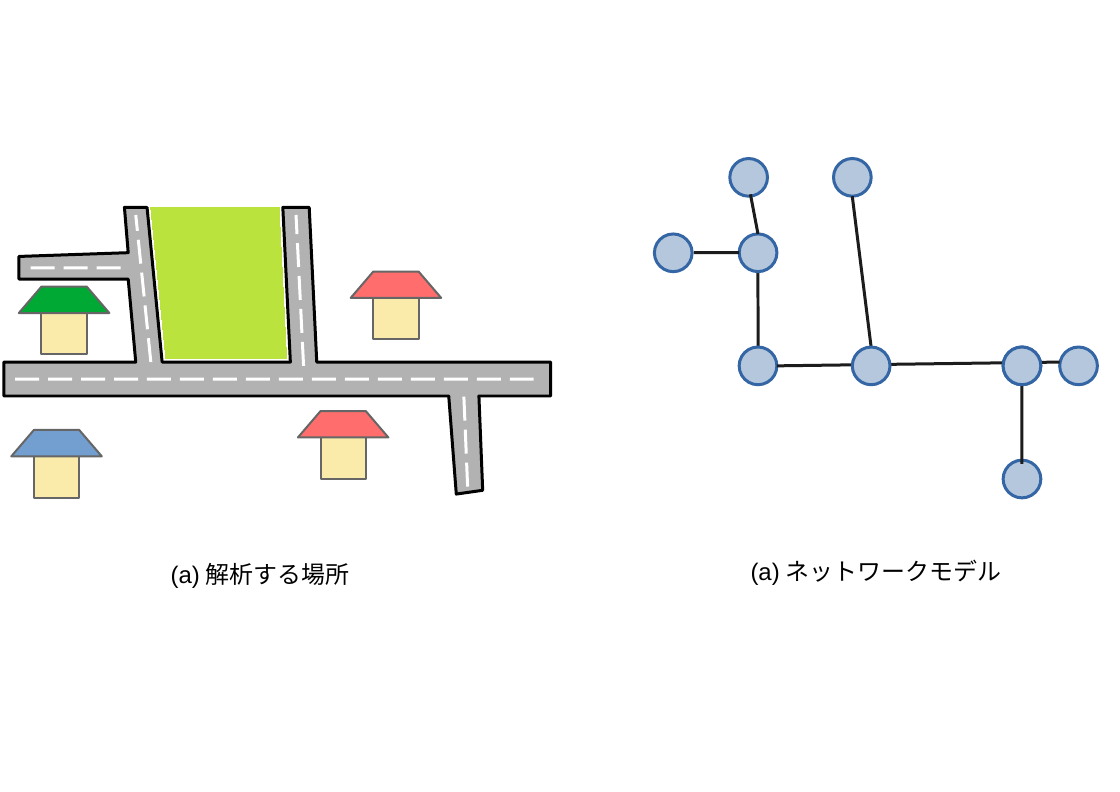
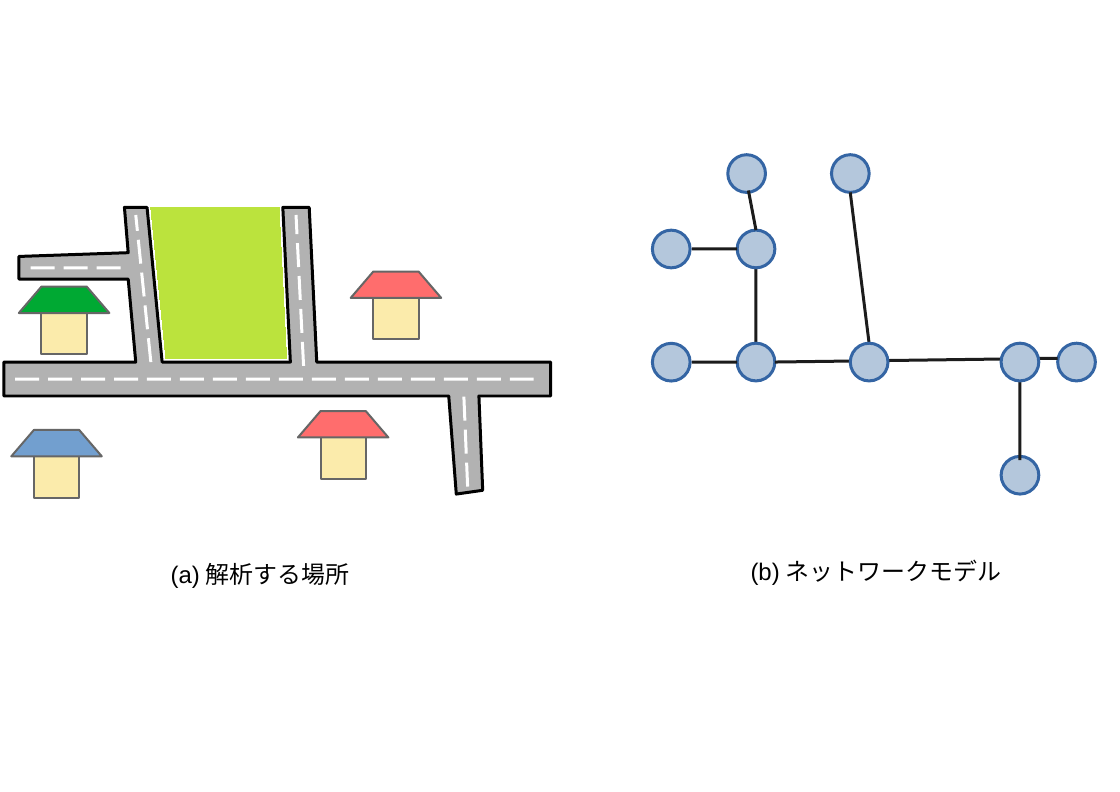
Before and after one commit to payao8810/shuron, a slide deck: slide 6 of fig.odp (slide 3 before the commit). Drawn at 1120x792 pixels with LibreOffice and Linux fonts; fonts in the diff are those of the drawing. Boxes give left, top, right and bottom in pixels: in the first picture for what was removed or moved away, otherwise in the second. Text is boxed around its words. In the diff, an @@ line names an element or a change of style, - is before the commit and + after.

```diff
--- a/fig.odp
+++ b/fig.odp
@@ 8 ellipses, 6 lines: place and size @@
-8 ellipses, 6 lines at (654, 158, 1060, 498)
+8 ellipses, 6 lines at (652, 155, 1057, 494)
@@ ellipse: place and size @@
-ellipse at (1003, 347, 1041, 385)
+ellipse at (652, 343, 690, 381)
@@ ellipse: place and size @@
-ellipse at (1060, 347, 1097, 385)
+ellipse at (1057, 343, 1095, 381)
@@ line added from (692, 362) to (737, 362), #1C1C1C 4.51 pt @@
@@ text at (751, 559, 1002, 585): text changed @@
-(a)ネットワークモデル
+(b)ネットワークモデル
```
Also in this commit, not shown: 3 slides added.
